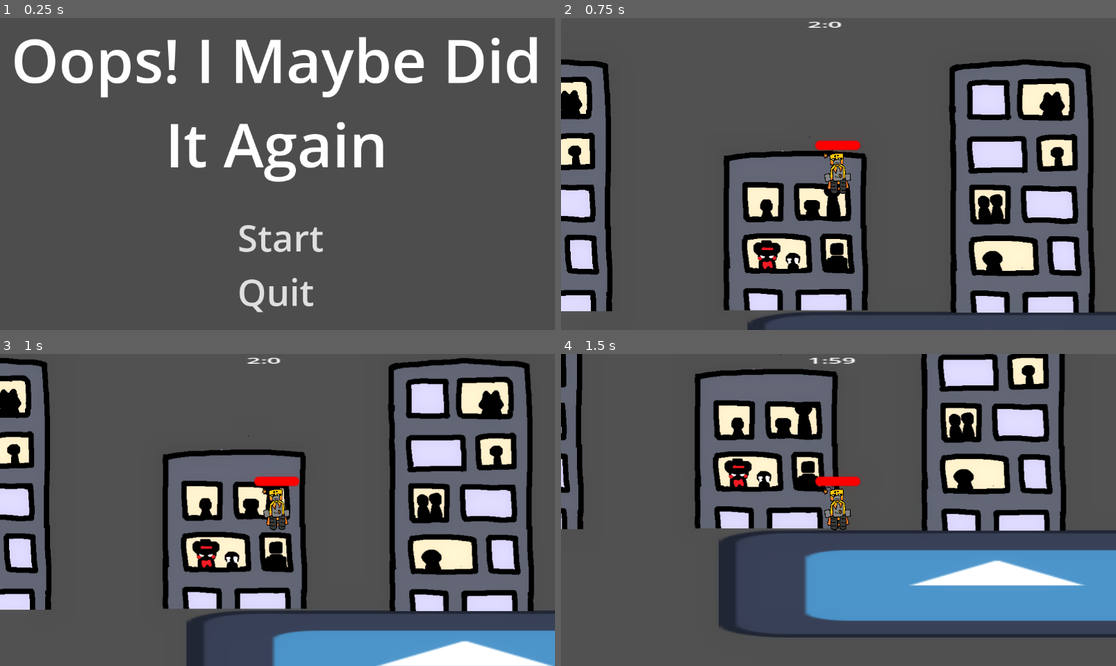
Above: before the commit, frames 1-4 (two rows, left to right).
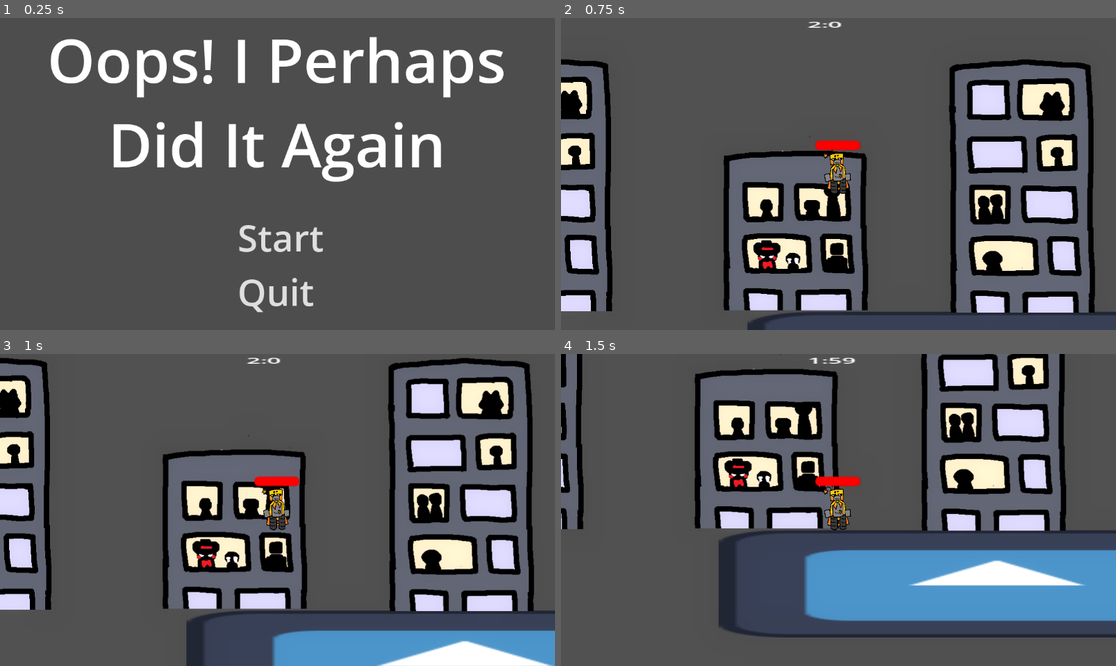
Above: after the commit, the same moments.

Repository: GeirlanthArchivest/oops--i-maybe-did-it-again
Game: Godot game, scene res://Scenes/start_menu.tscn
The game is run twice, just before and just after one commit, with the same random seed, the same clock (stepped at 60 frames per second) and the same inputs. The engine's default icon, where the game draws it, is replaced by a stand-in: a white triangle on a blue panel in a dark square.
Inputs (mouse positions are in pixels of both pictures, inside the frame that each line leads up to):
- Up to frame 1 (0.25 s): no input
- Up to frame 2 (0.75 s): click "Start" at 0.5 s
- Up to frame 3 (1 s): no input
- Up to frame 4 (1.5 s): tap Enter (shoot) at 1.25 s; move the mouse to (960, 494) at 1.27 s; hold Right (move_right) from 1.28 s (still down); hold Enter (shoot) from 1.28 s (still down)

The runs differ from the first frame. In frame 1, 10% of the frame differs, in the area x 2-97%, y 6-53%; in frame 2, nothing differs; in frame 3, nothing differs; in frame 4, nothing differs.

Commit message:
title changed

Diff:
--- a/oops!-i-maybe-did-it-again/Scenes/start_menu.tscn
+++ b/oops!-i-maybe-did-it-again/Scenes/start_menu.tscn
@@ -16,7 +16,7 @@
 offset_right = 1149.0
 offset_bottom = 248.0
 theme_override_font_sizes/font_size = 126
-text = "Oops! I Maybe Did It Again"
+text = "Oops! I Perhaps Did It Again"
 horizontal_alignment = 1
 autowrap_mode = 2
 
